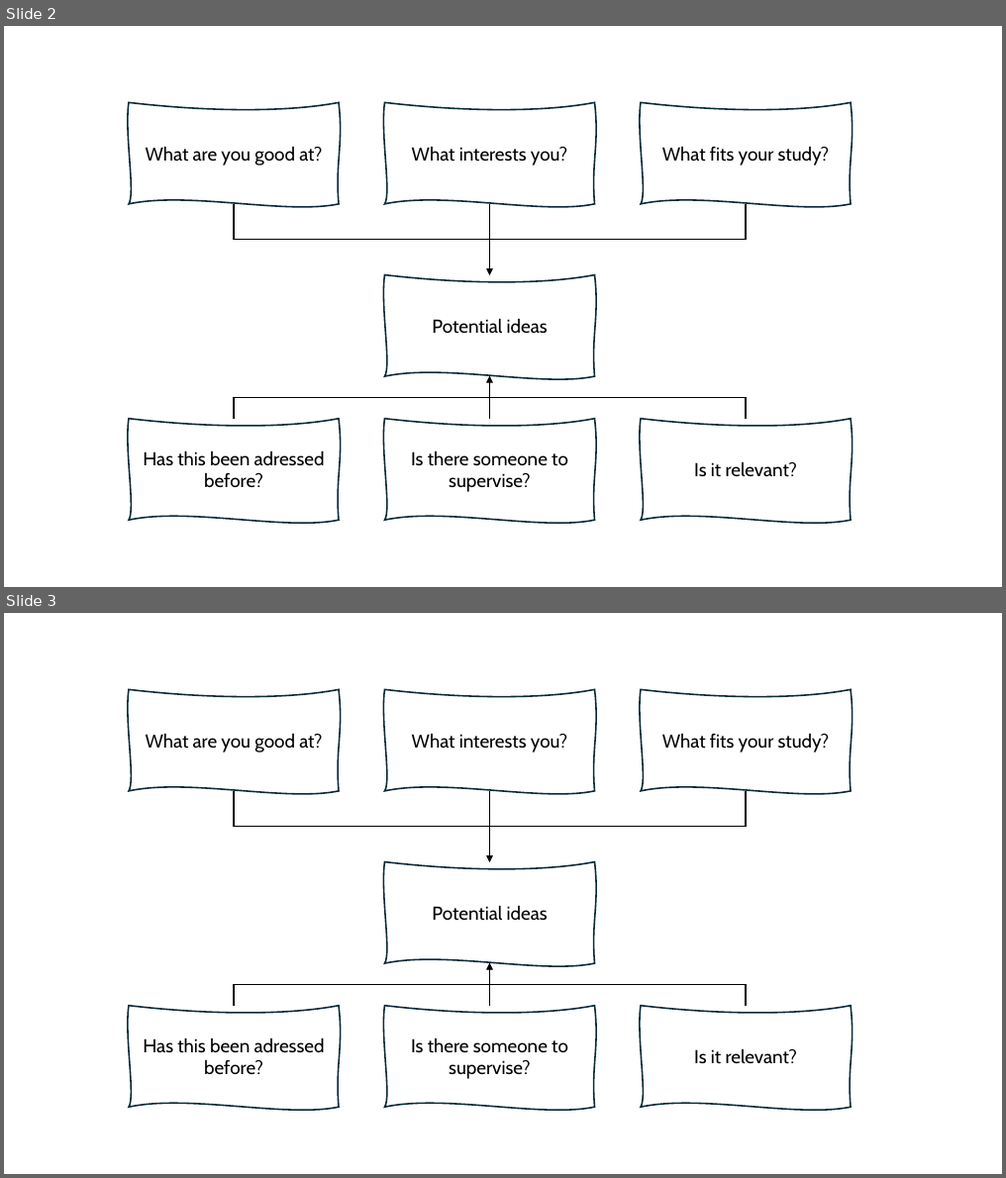
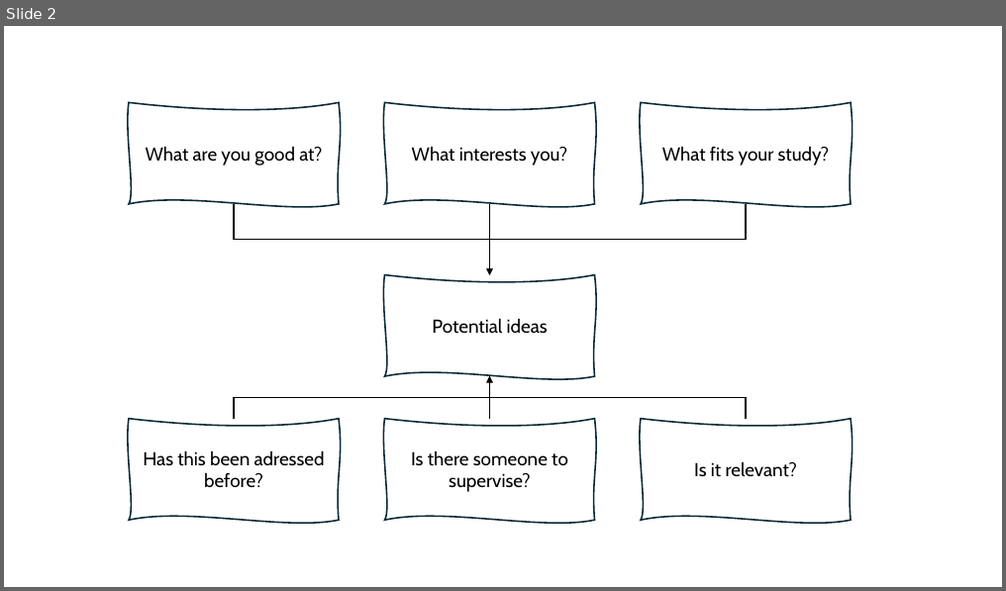
Before and after one commit to ehilzinger/Lectures, a slide deck: static/files/graphics.pptx. Shown one above the other, each under a label of ours: slides 2 and 3 before the commit, slide 2 after it. The pictures are 1006x1178 and 1006x591 pixels, drawn with LibreOffice and Linux fonts; fonts in the diff are those of the drawing. Boxes give left, top, right and bottom in pixels: in the first picture for what was removed or moved away, otherwise in the second. Text is boxed around its words. In the diff, an @@ line names an element or a change of style, - is before the commit and + after.

```diff
--- a/static/files/graphics.pptx
+++ b/static/files/graphics.pptx
@@ slide 3 removed at (4,613,1002,1174), background #FFFFFF @@
@@ freeform shape removed at (129,689,339,791) @@
-What are you good at?
@@ freeform shape removed at (385,689,595,791) @@
-What interests you?
@@ freeform shape removed at (642,689,850,791) @@
-What fits your study?
@@ elbow arrow removed from (234, 791) to (490, 862) @@
@@ elbow arrow removed from (490, 791) to (490, 862) @@
@@ elbow arrow removed from (746, 791) to (490, 862) @@
@@ freeform shape removed at (385,862,595,964) @@
-Potential ideas
@@ elbow arrow removed from (234, 1006) to (490, 963) @@
@@ elbow arrow removed from (490, 1006) to (490, 963) @@
@@ elbow arrow removed from (746, 1006) to (490, 963) @@
@@ freeform shape removed at (129,1006,339,1108) @@
-Has this been adressed before?
@@ freeform shape removed at (385,1006,595,1108) @@
-Is there someone to supervise?
@@ freeform shape removed at (642,1006,850,1108) @@
-Is it relevant?
```
Also in this commit, not shown: 3 slides added, 14 other files.
